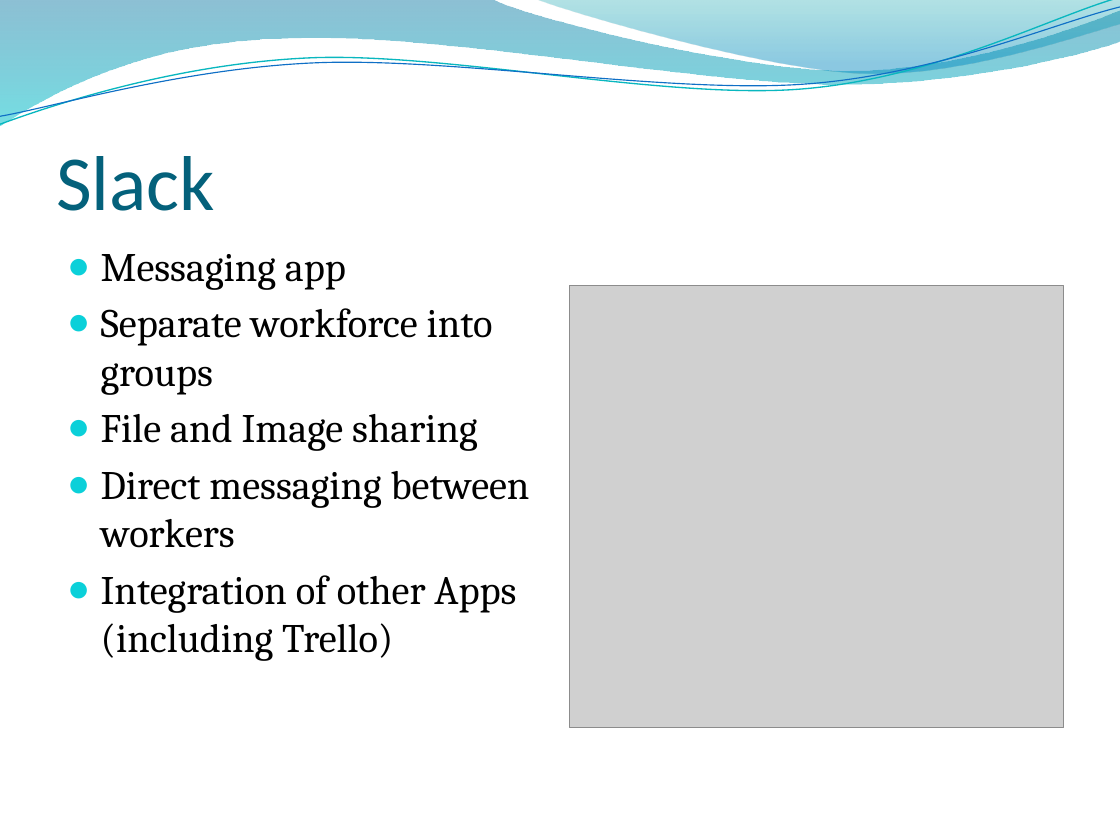
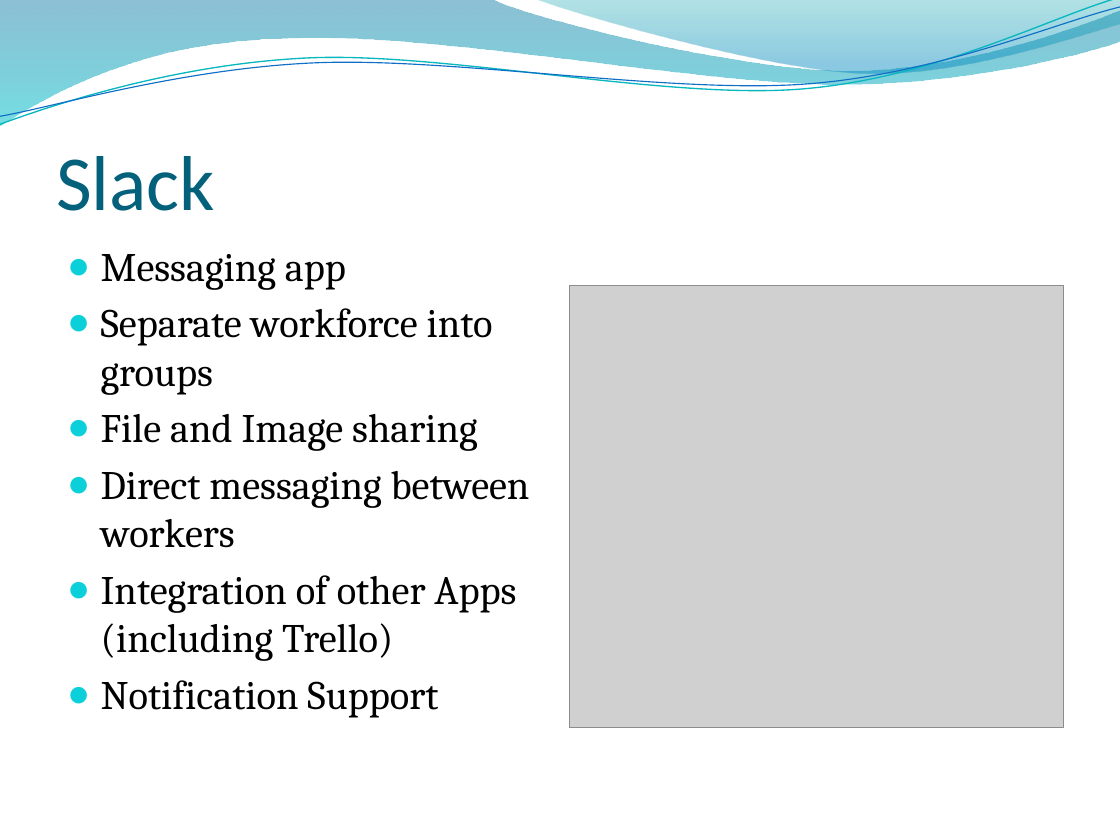
Before and after one commit to Brad94/Team2CIProject, a slide deck: slide 7 of Presentation.pptx (slide 5 before the commit). Drawn at 1120x840 pixels with LibreOffice and Linux fonts; fonts in the diff are those of the drawing; grey boxes stand for pictures; background and template pictures are left out. Boxes give left, top, right and bottom in pixels: in the first picture for what was removed or moved away, otherwise in the second. Text is boxed around its words. In the diff, an @@ line names an element or a change of style, - is before the commit and + after.

```diff
--- a/Presentation.pptx
+++ b/Presentation.pptx
@@ text at box(101, 680, 438, 718): paragraph added @@
+● Notification Support
```
Also in this commit, not shown: 9 other slides changed, 7 slides added.
